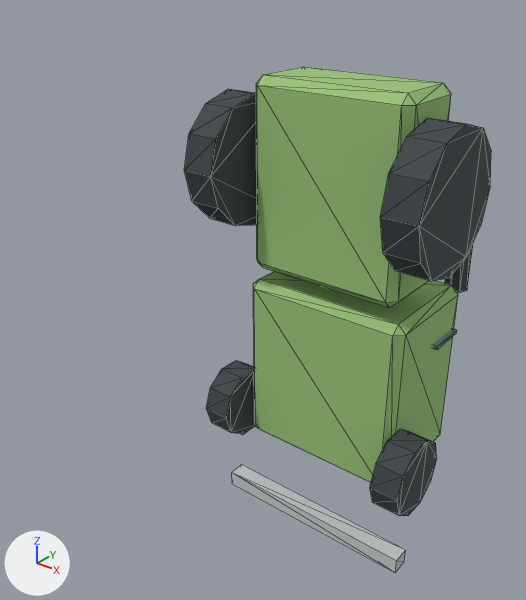
What one commit did to the glTF model do-not-drop/assets/models/vehicles/sm_vehicle_tractor.glb.
Both versions are drawn from a 50 mm lens placed at (3.35, -4.62, 3.04), pointed at (-0.26, -0.1, 0.24). The lights are fixed; the arrows at lower left show +X, +Y and +Z. The first picture is the older version. Mesh edges are drawn as thin lines. Where no turn or scale is listed for an object, it has been applied to the vertices. Vertices at exactly the same position are counted once.

In view in the first picture: 'Bumper', 'Engine', 'Exhaust', 'FrontWheel', 'FrontWheel.001', 'Rear', 'RearWheel', 'RearWheel.001', 'Window.001'.
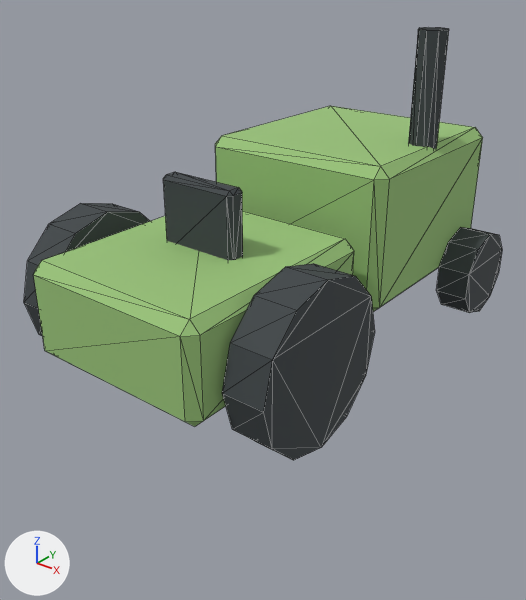
Where the newer file only moved an object's origin or applied its transform, the numbers keep the older frame.

Pixel boxes (x1, y1, x2, y2) of what changed, in the pictures (526 x 600 px):
'Engine', moved, turned
    before: (253, 271, 458, 482)
    after: (215, 106, 483, 312)
'Rear', moved, turned
    before: (256, 67, 451, 308)
    after: (33, 211, 354, 427)
'RearWheel.001', moved, turned
    before: (380, 118, 491, 281)
    after: (222, 264, 375, 460)
'RearWheel', moved, turned
    before: (184, 89, 257, 226)
    after: (24, 203, 150, 336)
'FrontWheel.001', moved, turned
    before: (370, 429, 437, 516)
    after: (436, 227, 502, 313)
'SeatBack', added
    after: (163, 172, 243, 260)
'Bumper', reshaped (not visible afterwards)
    before: (232, 465, 406, 572)
'Exhaust', moved
    before: (445, 244, 473, 293)
    after: (408, 27, 449, 149)
'FrontWheel', moved, turned (not visible afterwards)
    before: (206, 360, 255, 435)
'Window.001', deleted
    before: (433, 328, 457, 349)

Diff of the bpy script that builds the scene:
```diff
--- a/do-not-drop/assets/models/vehicles/sm_vehicle_tractor.glb.py
+++ b/do-not-drop/assets/models/vehicles/sm_vehicle_tractor.glb.py
@@ me_cube_018 @@
-me_cube_018.from_pydata(...)  # 8 vertices, 12 faces; spans x -1.06..1.06, y -0.09..0.09, z -0.08..0.08
-me_cube_018.vertices[0].co = (-1.06, -0.09, -0.08)  # pixel (232, 483)
-me_cube_018.vertices[1].co = (-1.06, -0.09, 0.08)  # pixel (231, 472)
-me_cube_018.vertices[2].co = (-1.06, 0.09, -0.08)
-me_cube_018.vertices[3].co = (-1.06, 0.09, 0.08)  # pixel (241, 464)
-me_cube_018.vertices[4].co = (1.06, -0.09, -0.08)  # pixel (395, 572)
-me_cube_018.vertices[5].co = (1.06, -0.09, 0.08)  # pixel (396, 560)
-me_cube_018.vertices[6].co = (1.06, 0.09, -0.08)  # pixel (404, 561)
-me_cube_018.vertices[7].co = (1.06, 0.09, 0.08)  # pixel (405, 549)
+me_cube_018.from_pydata(...)  # 8 vertices, 12 faces; spans x -0.82..0.82, y 1.26..1.42, z 2.75..2.93
+# me_cube_018 part 1
+me_cube_018.vertices[0].co = (-0.82, 1.42, 2.75)
+me_cube_018.vertices[1].co = (-0.82, 1.26, 2.75)
+me_cube_018.vertices[2].co = (-0.82, 1.42, 2.93)
+me_cube_018.vertices[3].co = (-0.82, 1.26, 2.93)
+me_cube_018.vertices[4].co = (0.82, 1.42, 2.75)
+me_cube_018.vertices[5].co = (0.82, 1.26, 2.75)
+me_cube_018.vertices[6].co = (0.82, 1.42, 2.93)
+me_cube_018.vertices[7].co = (0.82, 1.26, 2.93)
 me_cube_018.materials.append(mat_metal)
@@ ob_engine @@
 ob_engine = bpy.data.objects.new('Engine', me_cube_014)
-ob_engine.location = (0.0, 1.0, -0.8)
+ob_engine.location = (0.0, 0.8, 1.0)
+ob_engine.rotation_euler = (1.571, 0.0, 0.0)  # degrees (90, 0, 0)
@@ ob_exhaust @@
 ob_exhaust = bpy.data.objects.new('Exhaust', me_cylinder_021)
-ob_exhaust.location = (0.68, 1.85, 0.55)
+ob_exhaust.location = (0.68, 0.8, 1.85)
@@ ob_frontwheel @@
 ob_frontwheel = bpy.data.objects.new('FrontWheel', me_cylinder_023)
-ob_frontwheel.location = (-1.0, 0.42, -1.35)
-ob_frontwheel.rotation_euler = (0.0, 1.571, 0.0)  # degrees (0, 90, 0)
+ob_frontwheel.location = (-1.0, 1.35, 0.38)
+ob_frontwheel.rotation_euler = (1.571, 0.0, 1.571)  # degrees (90, 0, 90)
@@ ob_frontwheel_001 @@
 ob_frontwheel_001 = bpy.data.objects.new('FrontWheel.001', me_cylinder_025)
-ob_frontwheel_001.location = (1.0, 0.42, -1.35)
-ob_frontwheel_001.rotation_euler = (0.0, 1.571, 0.0)  # degrees (0, 90, 0)
+ob_frontwheel_001.location = (1.0, 1.35, 0.38)
+ob_frontwheel_001.rotation_euler = (1.571, 0.0, 1.571)  # degrees (90, 0, 90)
@@ ob_rear @@
 ob_rear = bpy.data.objects.new('Rear', me_cube_015)
-ob_rear.location = (0.0, 0.74, 1.15)
+ob_rear.location = (0.0, -1.15, 0.74)
+ob_rear.rotation_euler = (1.571, 0.0, 0.0)  # degrees (90, 0, 0)
@@ ob_rearwheel @@
 ob_rearwheel = bpy.data.objects.new('RearWheel', me_cylinder_022)
-ob_rearwheel.location = (-1.0, 0.52, 1.25)
-ob_rearwheel.rotation_euler = (0.0, 1.571, 0.0)  # degrees (0, 90, 0)
+ob_rearwheel.location = (-1.0, -1.25, 0.62)
+ob_rearwheel.rotation_euler = (1.571, 0.0, 1.571)  # degrees (90, 0, 90)
@@ ob_rearwheel_001 @@
 ob_rearwheel_001 = bpy.data.objects.new('RearWheel.001', me_cylinder_024)
-ob_rearwheel_001.location = (1.0, 0.52, 1.25)
-ob_rearwheel_001.rotation_euler = (0.0, 1.571, 0.0)  # degrees (0, 90, 0)
+ob_rearwheel_001.location = (1.0, -1.25, 0.62)
+ob_rearwheel_001.rotation_euler = (1.571, 0.0, 1.571)  # degrees (90, 0, 90)
@@ ob_window_001 @@
-ob_window_001 = bpy.data.objects.new('Window.001', me_cube_017)
@@ ob_seatback @@
+ob_seatback = bpy.data.objects.new('SeatBack', me_cube_021)  # 24 vertices, 44 faces; spans x -0.325..0.325, y -0.075..0.075, z -0.3..0.3; in mat_tire (dark grey #3c4245)
+ob_seatback.location = (0.0, -1.1, 1.3)
```
